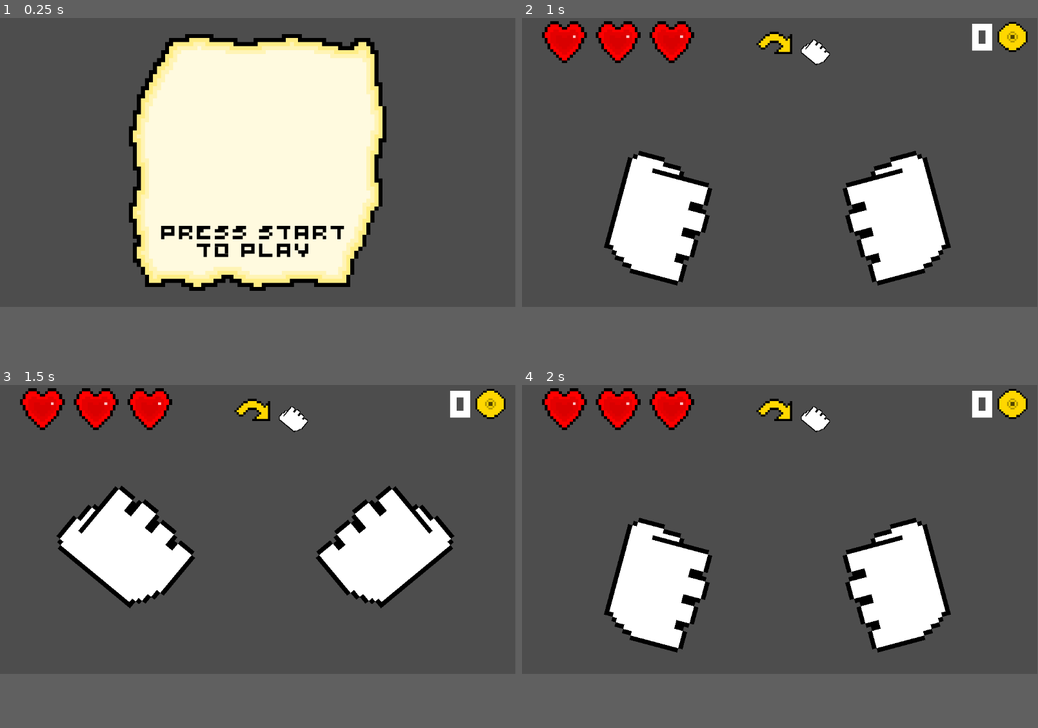
Above: before the commit, frames 1-4 (two rows, left to right).
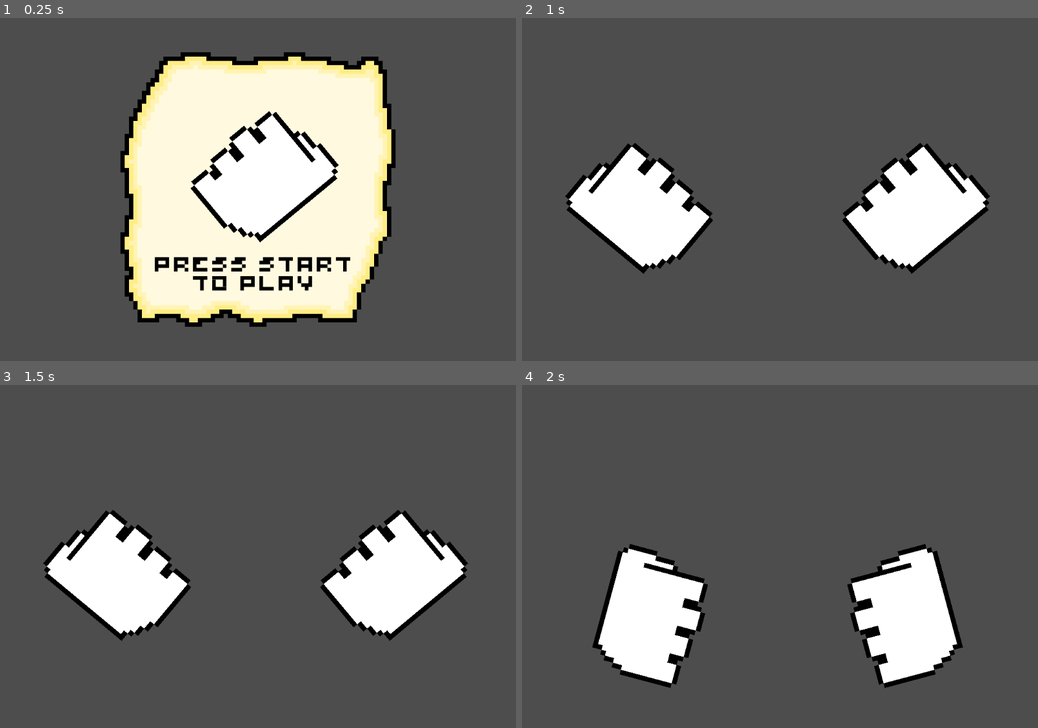
Above: after the commit, the same moments.

Repository: Riato-Yagami/PSUGameJamOctobre2023
Game: Godot game, scene res://scenes/main.tscn
Same seed, same stepped clock (60 frames per second), same inputs: the game is played once before the commit and once after it.
Inputs:
- Up to frame 1 (0.25 s): no input
- Up to frame 2 (1 s): tap Enter at 0.5 s; tap T (index) at 0.6 s; tap Space (start) at 0.8 s
- Up to frame 3 (1.5 s): tap Space (start) at 1.25, 1.35 s
- Up to frame 4 (2 s): tap T (index) at 1.55 s
In our replay, the window is 799x449 before the commit and 800x533 after it. These sizes can differ from the game's own. Grey fills any space a smaller window leaves; there, only what the larger window draws over its background counts as a difference.

The runs differ from the first frame. In frame 1, 24% of the frame differs, in the area x 23-77%, y 4-91%; in frame 2, 11%; in frame 3, 14%; in frame 4, 12%.

Commit message:
shake

Diff:
--- /dev/null
+++ b/font/score_label_settings.tres
@@ -0,0 +1,8 @@
+[gd_resource type="LabelSettings" load_steps=2 format=3 uid="uid://dnjt52uu6mc0q"]
+
+[ext_resource type="FontFile" uid="uid://b24ukui1wgw4e" path="res://font/c-carre-4px.ttf" id="1_6fldy"]
+
+[resource]
+font = ExtResource("1_6fldy")
+font_size = 30
+font_color = Color(0, 0, 0, 1)
--- a/project.godot
+++ b/project.godot
@@ -20,12 +20,21 @@
 SceneManager="*res://scripts/manager/scene_manager.gd"
 FigureManager="*res://scripts/manager/figure_manager.gd"
 AudioManager="*res://scripts/manager/audio_manager.gd"
-InformationManager="*res://scripts/manager/information_manager.gd"
-HandManager="*res://scripts/manager/hand_manager.gd"
 BeatManager="*res://scripts/manager/beat_manager.gd"
 TimeManager="*res://scripts/manager/time_manager.gd"
 InputManager="*res://scripts/manager/input_manager.gd"
 GameManager="*res://scripts/manager/game_manager.gd"
+InformationManager="*res://scripts/manager/information_manager.gd"
+HandManager="*res://scripts/manager/hand_manager.gd"
+MenuManager="*res://scripts/manager/menu_manager.gd"
+ScoreManager="*res://scripts/manager/score_manager.gd"
+ShakeManager="*res://scripts/manager/shake_manager.gd"
+
+[display]
+
+window/size/viewport_width=1080
+window/size/viewport_height=720
+window/size/mode=3
 
 [input]
 
@@ -62,6 +71,7 @@
 escape={
 "deadzone": 0.5,
 "events": [Object(InputEventKey,"resource_local_to_scene":false,"resource_name":"","device":0,"window_id":0,"alt_presse …(181 unchanged characters)…
+, Object(InputEventJoypadButton,"resource_local_to_scene":false,"resource_name":"","device":-1,"button_index":4,"pressure":0.0,"pressed":true,"script":null)
 ]
 }
 start={
--- a/scenes/game.tscn
+++ b/scenes/game.tscn
@@ -31,12 +31,13 @@
 anchors_preset = 15
 anchor_right = 1.0
 anchor_bottom = 1.0
-offset_left = -575.0
-offset_top = -323.0
-offset_right = -575.0
-offset_bottom = -323.0
+offset_left = -884.0
+offset_top = -535.0
+offset_right = -884.0
+offset_bottom = -535.0
 grow_horizontal = 2
 grow_vertical = 2
+pivot_offset = Vector2(852, 88)
 
 [node name="Information" type="Control" parent="Control"]
 layout_mode = 1
@@ -78,8 +79,10 @@
 
 [node name="Hearts" type="GridContainer" parent="Control"]
 layout_mode = 1
-offset_right = 104.0
-offset_bottom = 40.0
+offset_left = 278.0
+offset_top = 7.0
+offset_right = 382.0
+offset_bottom = 47.0
 scale = Vector2(5, 5)
 columns = 3
 
@@ -94,8 +97,8 @@
 
 [node name="Round" type="Control" parent="Control"]
 anchors_preset = 0
-offset_left = 953.0
-offset_right = 993.0
+offset_left = 1267.0
+offset_right = 1307.0
 offset_bottom = 40.0
 
 [node name="Count" type="Label" parent="Control/Round"]
--- a/scenes/heart.tscn
+++ b/scenes/heart.tscn
@@ -1,9 +1,10 @@
-[gd_scene load_steps=5 format=3 uid="uid://bad213sob0vs"]
+[gd_scene load_steps=6 format=3 uid="uid://bad213sob0vs"]
 
 [ext_resource type="Texture2D" uid="uid://xwnpmu2q03vi" path="res://sprites/hearts/heartFull.png" id="1_6epp3"]
 [ext_resource type="Script" path="res://scripts/heart.gd" id="2_6bjc6"]
 [ext_resource type="Texture2D" uid="uid://db2sdw38r5cgk" path="res://sprites/hearts/heartEmpty.png" id="3_ylhn1"]
 [ext_resource type="Texture2D" uid="uid://djtm8tinc5q6c" path="res://sprites/hearts/heartBroken.png" id="4_q3ofo"]
+[ext_resource type="Texture2D" uid="uid://d0t6x57rvgrde" path="res://sprites/hearts/heartHalfBroken.png" id="5_mo40d"]
 
 [node name="Heart" type="Control"]
 custom_minimum_size = Vector2(20, 0)
@@ -13,6 +14,7 @@
 empty = ExtResource("3_ylhn1")
 broken = ExtResource("4_q3ofo")
 full = ExtResource("1_6epp3")
+half = ExtResource("5_mo40d")
 
 [node name="Texture" type="TextureRect" parent="."]
 layout_mode = 0
--- a/scenes/menu.tscn
+++ b/scenes/menu.tscn
@@ -1,7 +1,8 @@
-[gd_scene load_steps=3 format=3 uid="uid://cghjbbl3xcfgo"]
+[gd_scene load_steps=4 format=3 uid="uid://cghjbbl3xcfgo"]
 
 [ext_resource type="Texture2D" uid="uid://chp4j4pk8yjwb" path="res://sprites/pictograms/scroll.png" id="1_oy4sq"]
 [ext_resource type="LabelSettings" uid="uid://ep2gatumibf5" path="res://font/menu_label_settings.tres" id="2_h6ytb"]
+[ext_resource type="PackedScene" uid="uid://ik8756p4owml" path="res://scenes/hand.tscn" id="3_373ga"]
 
 [node name="Menu" type="Node"]
 
@@ -27,3 +28,6 @@
 T O   P L A Y"
 label_settings = ExtResource("2_h6ytb")
 horizontal_alignment = 1
+
+[node name="Hand" parent="." instance=ExtResource("3_373ga")]
+position = Vector2(69, 34)
--- /dev/null
+++ b/scenes/score.tscn
@@ -0,0 +1,72 @@
+[gd_scene load_steps=4 format=3 uid="uid://rsy6qll62r7s"]
+
+[ext_resource type="Texture2D" uid="uid://chp4j4pk8yjwb" path="res://sprites/pictograms/scroll.png" id="1_8rasn"]
+[ext_resource type="LabelSettings" uid="uid://dnjt52uu6mc0q" path="res://font/score_label_settings.tres" id="2_v5b1e"]
+[ext_resource type="LabelSettings" uid="uid://ep2gatumibf5" path="res://font/menu_label_settings.tres" id="3_p7fo1"]
+
+[node name="Score" type="Node2D"]
+
+[node name="Background" type="Sprite2D" parent="."]
+scale = Vector2(9, 9)
+texture = ExtResource("1_8rasn")
+
+[node name="Control" type="Control" parent="."]
+layout_mode = 3
+anchors_preset = 0
+offset_left = -279.0
+offset_top = -275.0
+offset_right = 267.0
+offset_bottom = 280.0
+
+[node name="NewScore" type="Label" parent="Control"]
+layout_mode = 1
+anchors_preset = 10
+anchor_right = 1.0
+offset_top = 92.0
+offset_bottom = 137.0
+grow_horizontal = 2
+pivot_offset = Vector2(-71, 102)
+text = "999"
+label_settings = ExtResource("2_v5b1e")
+horizontal_alignment = 1
+
+[node name="ScoreText" type="Label" parent="Control"]
+layout_mode = 1
+anchors_preset = 10
+anchor_right = 1.0
+offset_top = 43.0
+offset_bottom = 94.0
+grow_horizontal = 2
+text = "S C O R E"
+label_settings = ExtResource("2_v5b1e")
+horizontal_alignment = 1
+
+[node name="TopText" type="Label" parent="Control"]
+layout_mode = 1
+anchors_preset = 10
+anchor_right = 1.0
+offset_top = 141.0
+offset_bottom = 192.0
+grow_horizontal = 2
+text = "T O P"
+label_settings = ExtResource("2_v5b1e")
+horizontal_alignment = 1
+
+[node name="StartText" type="Label" parent="Control"]
+layout_mode = 1
+anchors_preset = 10
+anchor_right = 1.0
+offset_top = 421.0
+offset_bottom = 501.0
+grow_horizontal = 2
+text = "P R E S S   S T A R T
+F O R  M E N U"
+label_settings = ExtResource("3_p7fo1")
+horizontal_alignment = 1
+
+[node name="Top" type="GridContainer" parent="Control"]
+layout_mode = 0
+offset_left = 295.0
+offset_top = 188.0
+offset_right = 385.0
+offset_bottom = 228.0
--- /dev/null
+++ b/scenes/topScore.tscn
@@ -0,0 +1,20 @@
+[gd_scene load_steps=3 format=3 uid="uid://blh85cwxrj3b5"]
+
+[ext_resource type="LabelSettings" uid="uid://dnjt52uu6mc0q" path="res://font/score_label_settings.tres" id="1_mbnn6"]
+[ext_resource type="Script" path="res://scripts/topScore.gd" id="2_jn46b"]
+
+[node name="TopScore" type="Label"]
+text = "999"
+label_settings = ExtResource("1_mbnn6")
+horizontal_alignment = 1
+script = ExtResource("2_jn46b")
+
+[node name="Name" type="Label" parent="."]
+visible = false
+layout_mode = 0
+offset_left = -127.0
+offset_right = -7.0
+offset_bottom = 40.0
+text = "X X X"
+label_settings = ExtResource("1_mbnn6")
+uppercase = true
--- a/scripts/heart.gd
+++ b/scripts/heart.gd
@@ -3,12 +3,22 @@
 @export var empty : Texture
 @export var broken : Texture
 @export var full : Texture
+@export var half : Texture
 
 @onready var texture_node = $Texture
 
-func damage():
-	texture_node.texture = full
+func damage(half_damage = false):
+#	texture_node.texture = full
 	await TimeManager.sleep_beat()
+
+	if(half_damage):
+		texture_node.texture = half
+		return
 	texture_node.texture = broken
+	ShakeManager.shake(2.0,0.3)
+
 	await TimeManager.sleep_beat()
 	texture_node.texture = empty
+
+func heal():
+	texture_node.texture = full
--- a/scripts/manager/beat_manager.gd
+++ b/scripts/manager/beat_manager.gd
@@ -2,13 +2,20 @@
 
 var beat = 0
 const FIRST_BEAT = 4
-var bpm = 90.0
+
+const INITIAL_BPM = 40.0
+var bpm_acceleration = 10
+var bpm = 120.0
 var frequency = 0.0
+
 var timer = 0.0
 
-func _ready():
+#func _ready():
+#	set_bpm(bpm)
+
+func init():
 	beat = FIRST_BEAT
-	set_bpm(bpm)
+	set_bpm(INITIAL_BPM)
 
 func update_frequency():
 	frequency = (60 / bpm)
@@ -29,12 +36,21 @@
 	if phase == 0:
 		InformationManager.show()
 		GameManager.new_round()
+	if phase == 1:
+		ShakeManager.shake(3.0,0.3)
 	if phase == 2:
+		ShakeManager.shake(4.0,0.3)
 		InformationManager.hide()
 	if phase == 3:
+		ShakeManager.shake(5.0,0.3)
 		GameManager.confrontation()
 
 	var pause = (phase >= 3)
+
 	HandManager.beat(pause)
 
 	beat+= 1
+
+func increase_bpm():
+	set_bpm(bpm + bpm_acceleration)
+	print(bpm)
--- a/scripts/manager/figure_manager.gd
+++ b/scripts/manager/figure_manager.gd
@@ -38,10 +38,10 @@
 		i+=1
 
 func get_winner(figure1,figure2): # 1 player 1 won ; -1 lost ; 0 draw
-	print(figure1 + " vs " + figure2)
+#	print(figure1 + " vs " + figure2)
 	var figure_index_1 = get_key_index(figures,figure1)
 	var figure_index_2 = get_key_index(figures,figure2)
-	print(str(figure_index_1) + " vs " + str(figure_index_2))
+#	print(str(figure_index_1) + " vs " + str(figure_index_2))
 
 	if figure_index_1 == null: return -1
 	if figure_index_1 == null: return 1
--- a/scripts/manager/game_manager.gd
+++ b/scripts/manager/game_manager.gd
@@ -6,10 +6,13 @@
 const TOTAL_LIFE = 3
 var life = 3
 
+var half_life = false
+
 var hearts_node
 var round_node
 var round_label
 var round = 0
+
 var in_game = false
 # Called when the node enters the scene tree for the first time.
 
@@ -25,9 +28,13 @@
 	InputManager.set_player(player)
 	HandManager.init()
 	InformationManager.init()
+	BeatManager.init()
 
 	life = TOTAL_LIFE
+	half_life = false
+
 	round = 0
+
 	in_game = true
 #func _process(delta):
 #	compare(player,enemy)
@@ -44,24 +51,37 @@
 		damage()
 	else: if win == 0:
 		print("Draw")
+		damage(!half_life)
 	else:
 		print("Win")
+		ScoreManager.incr_score()
+		heal()
 
 	if(life == 0):
 		game_over()
 
-func damage():
-	hearts_node.get_child(life-1).damage()
-	life -= 1
+func damage(half_damage = false):
+	ShakeManager.shake(10.0,0.3)
+	hearts_node.get_child(life-1).damage(half_damage)
+	if(half_damage):
+		half_life = true
+	else:
+		half_life = false
+		life -= 1
+
+func heal():
+	half_life = false
+	hearts_node.get_child(life-1).heal()
 
 func new_round():
 	round += 1
 	round_label.text = str(round)
 	await TimeManager.sleep_beat()
-	enemy.set_figure("rock")
+	if(in_game): enemy.set_figure("rock")
 
 func game_over():
-	SceneManager.quit()
+	await TimeManager.sleep_beat(2.0)
+	SceneManager.load_score()
 
 func compare(player1,player2):
 	var win_state = FigureManager.get_winner(player1.figure,player2.figure)
--- a/scripts/manager/information_manager.gd
+++ b/scripts/manager/information_manager.gd
@@ -6,6 +6,7 @@
 
 func init():
 	information_node = GameManager.game.get_node("Control/Information")
+	information_node.visible = false
 	label = information_node.get_node("Label")
 	information_hand = information_node.get_node("Hand")
 
--- a/scripts/manager/input_manager.gd
+++ b/scripts/manager/input_manager.gd
@@ -8,12 +8,12 @@
 
 func _input(event):
 	if event.is_action_released("start"):
-		SceneManager.load_game()
+		SceneManager.start()
 
 	if event.is_action_released("escape"):
 		SceneManager.quit()
 
-	if(GameManager.in_game):
+	if(GameManager.in_game or MenuManager.in_menu):
 		finger_input(event)
 
 func finger_input(event):
--- /dev/null
+++ b/scripts/manager/menu_manager.gd
@@ -0,0 +1,11 @@
+extends Node
+
+var menu
+var hand
+var in_menu
+
+func init():
+	menu = SceneManager.scene_node.get_node("Menu")
+	hand = menu.get_node("Hand")
+	InputManager.set_player(hand)
+	in_menu = true
--- a/scripts/manager/scene_manager.gd
+++ b/scripts/manager/scene_manager.gd
@@ -6,11 +6,10 @@
 
 var game_scene #= preload("res://scenes/game.tscn")
 var menu_scene #= preload("res://scenes/menu.tscn")
+var score_scene
 var scene_node
 
 var web
-
-var in_menu = true
 
 func _ready():
 	if(OS.get_distribution_name() == ""): web = true
@@ -20,21 +19,33 @@
 
 	game_scene = load("res://scenes/game.tscn")
 	menu_scene = load("res://scenes/menu.tscn")
+	score_scene = load("res://scenes/score.tscn")
+
 	load_menu()
 
 func quit():
-	if(in_menu): get_tree().quit()
+	if(MenuManager.in_menu): get_tree().quit()
 	else : load_menu()
 
 func load_menu():
+	GameManager.in_game = false
 	load_new_scene(menu_scene)
-	GameManager.in_game = false
-	in_menu = true
+	MenuManager.init()
+#	MenuManager.in_menu = true
 
 func load_game():
+	MenuManager.in_menu = false
 	load_new_scene(game_scene)
 	GameManager.init_game()
-	in_menu = false
+
+func load_score():
+	GameManager.in_game = false
+	load_new_scene(score_scene)
+	ScoreManager.init()
+
+func start():
+	if(MenuManager.in_menu): load_game()
+	else: if(ScoreManager.in_score): load_menu()
 
 
 func load_new_scene(scene):
--- /dev/null
+++ b/scripts/manager/score_manager.gd
@@ -0,0 +1,77 @@
+extends Node
+
+var score_node
+var new_score_label
+var in_score
+
+var score = 0
+var top = [0,0,0,0,0]
+var top_node
+var top_score_scene
+
+var reset_top = false
+
+func incr_score():
+	score += 1
+	await TimeManager.sleep_beat(2.0)
+	BeatManager.increase_bpm()
+func init():
+	score_node = SceneManager.scene_node.get_node("Score")
+
+#	score = GameManager.round - 3
+
+	new_score_label = score_node.get_node("Control/NewScore")
+	top_node = score_node.get_node("Control/Top")
+	top_score_scene = load("res://scenes/topScore.tscn")
+
+	new_score_label.text = str(score)
+	in_score = true
+	if(!reset_top): top = load_score()
+	set_top()
+
+func set_top():
+	top.sort()
+	for scr in top:
+		if(score > scr):
+			print(top)
+			top.append(score)
+			break;
+
+	top.sort()
+	top.remove_at(0)
+#	top.remove_at(top.size()-1)
+	top.reverse()
+
+	for scr in top:
+		if(scr != 0): add_top(scr)
+	print(top)
+
+	save(array_to_string(top))
+
+#var save_path = "user://save/score.txt"
+func array_to_string(arr: Array) -> String:
+	var s = ""
+	for i in arr:
+		s += str(i) + ","
+	return s.substr(0,s.length()-1)
+
+func save(content):
+	print(content)
+	var file = FileAccess.open("user://save_game.dat", FileAccess.WRITE)
+	file.store_string(content)
+
+func load_score():
+	var file = FileAccess.open("user://save_game.dat", FileAccess.READ)
+	var content = file.get_as_text()
+	content = content.split(",")
+	print(content)
+	print(content[0])
+	var int_content = [0,0,0,0,0]
+	for i in range(content.size()-1):
+		int_content[i] = int(content[i])
+	return int_content
+
+func add_top(score):
+	var top = top_score_scene.instantiate()
+	top.set_score(score)
+	top_node.add_child(top)
--- /dev/null
+++ b/scripts/manager/shake_manager.gd
@@ -0,0 +1,16 @@
+extends Node
+
+var shake_amount = 0
+var camera
+
+func shake(amount, time = 0):
+	shake_amount += amount
+	if(time > 0):
+		await TimeManager.sleep(time)
+		shake_amount -= amount
+
+func _ready():
+	camera = SceneManager.main.get_node("Camera")
+
+func _process(delta):
+	camera.set_offset(Vector2(randf_range(-1.0, 1.0) * shake_amount, randf_range(-1.0, 1.0) * shake_amount))
--- /dev/null
+++ b/scripts/topScore.gd
@@ -0,0 +1,14 @@
+extends Label
+
+@onready var name_label = $Name
+
+func _ready():
+	set_name_label("cul")
+
+func set_name_label(str):
+	name_label.text = ""
+	for char in str:
+		name_label.text += char + " "
+
+func set_score(value):
+	text = str(value)
Not shown, added: save/score.txt
Binary file added: sprites/hearts/heartHalfBroken.png
Not shown, added: sprites/hearts/heartHalfBroken.png.import
